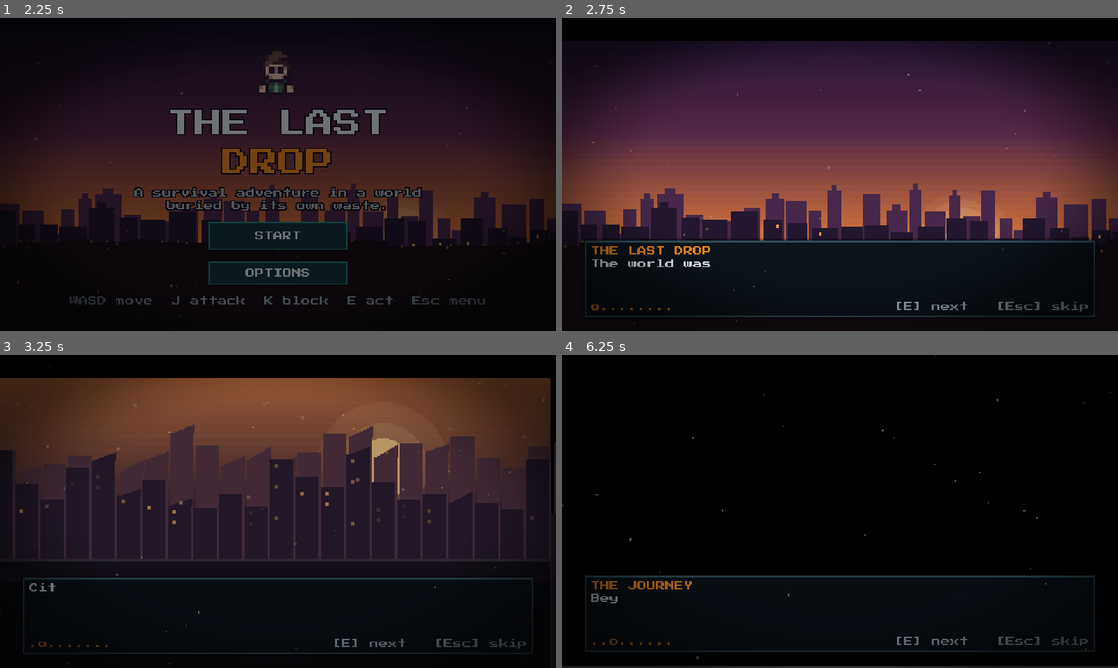
Above: before the commit, frames 1-4 (two rows, left to right).
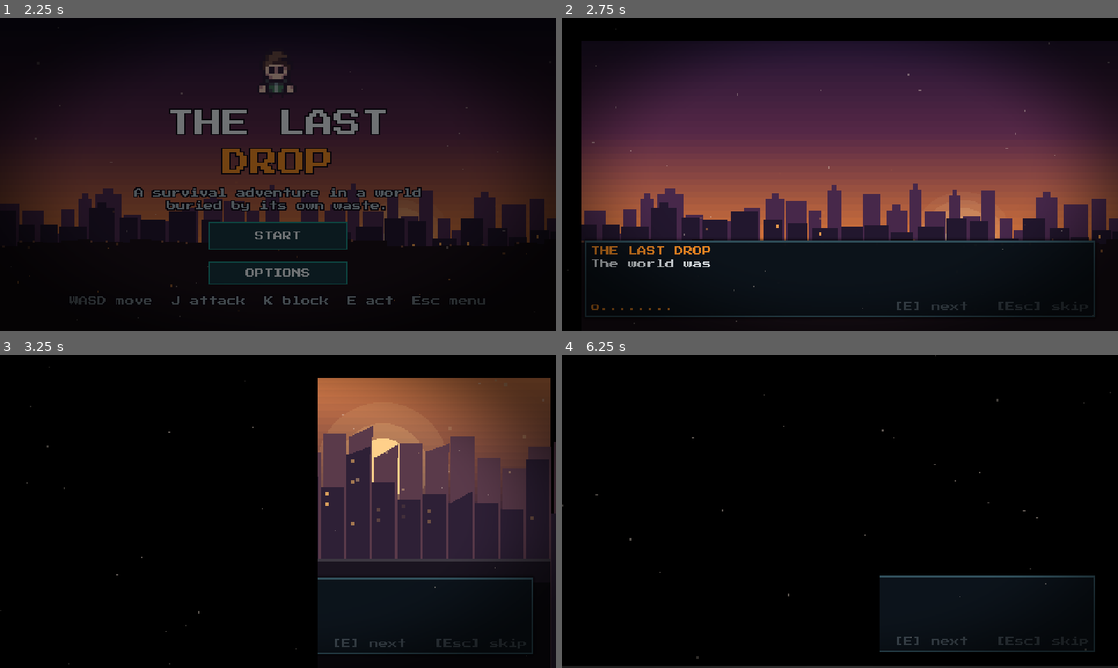
Above: after the commit, the same moments.

Repository: hsan-gg/the-last-drop
Game: Godot game, scene res://ui/title.tscn
Same seed, same stepped clock (60 frames per second), same inputs: the game is played once before the commit and once after it.
Inputs (mouse positions are in pixels of both pictures, inside the frame that each line leads up to):
- Up to frame 1 (2.25 s): click "START" at 0.5 s; click "START" at 1.25 s; click "EASY" at 2 s
- Up to frame 2 (2.75 s): no input
- Up to frame 3 (3.25 s): tap Enter (ui_accept) at 2.75, 3.02 s; move the mouse to (400, 495) at 2.77 s; hold D (move_right) from 2.78 s (still down); tap J (attack) at 2.85 s; click (400, 495) at 2.92 s
- Up to frame 4 (6.25 s): tap Enter (ui_accept) at 3.32, 6.02 s; release D (move_right) at 3.5 s; drag from (728, 527) to (812, 574) at 3.52 s; move the mouse to (895, 442) at 4.27 s; hold D (move_right) 4.28-5 s; tap I (equipment) at 4.35 s; drag from (812, 574) to (673, 464) at 5.02 s; move the mouse to (1006, 558) at 5.77 s; hold A (move_left) from 5.78 s (still down); tap Q (journal) at 5.85 s

Frame 1 is identical in both runs. In frame 2, 2.0% of the frame differs, in the area x 0-95%, y 18-94%; in frame 3, 46%, in the area x 0-95%, y 7-96%; in frame 4, 1.3%.

Commit message:
feat: cutscenes acted by the game sprites, page-wipe transitions, waiting prompt

Diff:
--- a/test/unit/test_cutscenes.gd
+++ b/test/unit/test_cutscenes.gd
@@ -134,3 +134,15 @@
 		stage.show_beat({"visual": kind, "focus": ["outpost", "factory"]})
 		await wait_frames(2)
 		assert_eq(stage.mode, kind)
+
+
+func test_scenes_are_acted_by_the_game_sprites() -> void:
+	var actors := CutsceneActors.new()
+	add_child_autofree(actors)
+	actors.stage("dump")
+	assert_eq(actors.actor_count(), 3, "the player and two zombies")
+	actors.stage("black")
+	assert_eq(actors.actor_count(), 0)
+	for kind in CutsceneScenes.SCENES:
+		actors.stage(kind)
+		assert_gt(actors.actor_count(), 0, "%s has a cast" % kind)
--- a/ui/cutscene.gd
+++ b/ui/cutscene.gd
@@ -24,6 +24,7 @@
 var _bar: ColorRect
 var _pips: Label
 var _drift: Tween
+var _breathe: Tween
 var _done := false
 
 
@@ -82,6 +83,8 @@
 		finish()
 		return
 	var beat: Dictionary = _beats[_index]
+	if _breathe != null:
+		_breathe.kill()
 	_stage.show_beat(beat)
 	_title.text = beat.get("title", "")
 	_title.visible = not _title.text.is_empty()
@@ -90,14 +93,14 @@
 	var last := _index >= _beats.size() - 1
 	_hint.text = "[E] begin   [Esc] skip" if last else "[E] next   [Esc] skip"
 	_pips.text = "".join(PackedStringArray(range(_beats.size()).map(func(i: int) -> String: return "o" if i == _index else ".")))
-	var fade := create_tween()
-	_veil.modulate.a = 1.0
-	fade.tween_property(_veil, "modulate:a", 0.0, FADE_SECONDS)
+	_wipe()
 	if _typing != null:
 		_typing.kill()
 	_typing = create_tween()
 	_typing.tween_interval(FADE_SECONDS * 0.6)
 	_typing.tween_method(func(count: Variant) -> void: _text.visible_characters = int(count), 0, _text.text.length(), maxf(_text.text.length() / CHARS_PER_SECOND, 0.1))
+	_typing.tween_callback(_invite_next)
+	_hint.modulate.a = 0.35
 	_start_camera_drift()
 	_slam_title()
 	if beat.get("visual", "") == "map":
@@ -108,6 +111,26 @@
 ## Seconds a beat stays after its words are out, before it moves on by itself.
 static func hold_seconds(text: String) -> float:
 	return MIN_HOLD_SECONDS + text.length() * HOLD_PER_CHARACTER
+
+
+## A wipe from right to left reveals the next beat, like turning a page.
+func _wipe() -> void:
+	_veil.modulate.a = 1.0
+	_veil.offset_right = 0.0
+	var wipe := create_tween()
+	wipe.tween_property(_veil, "offset_right", -get_viewport_rect().size.x, FADE_SECONDS + 0.15).set_trans(Tween.TRANS_QUART).set_ease(Tween.EASE_IN_OUT)
+
+
+## Once the words are out, the "[E] next" hint brightens and breathes, since
+## the scene now waits for the player.
+func _invite_next() -> void:
+	_text.visible_characters = -1
+	var breathe := create_tween().set_loops(0)
+	breathe.bind_node(_hint)
+	_hint.modulate.a = 1.0
+	breathe.tween_property(_hint, "modulate:a", 0.45, 0.7).set_trans(Tween.TRANS_SINE)
+	breathe.tween_property(_hint, "modulate:a", 1.0, 0.7).set_trans(Tween.TRANS_SINE)
+	_breathe = breathe
 
 
 ## A slow push-in with a sideways drift, like a camera moving over a painting.
--- /dev/null
+++ b/ui/cutscene_actors.gd
@@ -0,0 +1,98 @@
+class_name CutsceneActors
+extends Node2D
+## The cast of a cutscene scene, played by the game's own sprites, so the story
+## looks like the game (the way Stardew Valley stages its scenes with the real
+## characters). Each actor walks from one point to another, then settles into a
+## pose. Points are fractions of the scene, so they follow the stage layout.
+
+const SCALE := 2.0
+const SCENE_SIZE := Vector2(480, 196)
+## scene kind -> actors. "who": "player" or an enemy id. "from"/"to": fractions.
+const CASTS := {
+	"ruins": [
+		{"who": "player", "from": Vector2(-0.05, 0.9), "to": Vector2(0.42, 0.9), "seconds": 5.5, "walk": "walk_right", "rest": "idle_right", "tint": Color(0.25, 0.18, 0.28)},
+	],
+	"outpost": [
+		{"who": "player", "from": Vector2(0.36, 0.86), "to": Vector2(0.6, 0.86), "seconds": 2.6, "delay": 1.0, "walk": "walk_right", "rest": "idle_right"},
+	],
+	"factory": [
+		{"who": "player", "from": Vector2(0.02, 0.86), "to": Vector2(0.22, 0.86), "seconds": 2.4, "walk": "walk_right", "rest": "idle_up"},
+		{"who": "walker", "from": Vector2(0.86, 0.86), "to": Vector2(0.72, 0.86), "seconds": 6.0, "delay": 1.2, "walk": "walk_left", "rest": "idle_left"},
+	],
+	"dump": [
+		{"who": "walker", "from": Vector2(1.05, 0.88), "to": Vector2(0.7, 0.88), "seconds": 7.0, "walk": "walk_left", "rest": "idle_left"},
+		{"who": "runner", "from": Vector2(1.1, 0.84), "to": Vector2(0.84, 0.84), "seconds": 4.0, "delay": 2.0, "walk": "walk_left", "rest": "idle_left"},
+		{"who": "player", "from": Vector2(0.12, 0.88), "to": Vector2(0.28, 0.88), "seconds": 2.0, "walk": "walk_right", "rest": "idle_right"},
+	],
+	"river": [
+		{"who": "player", "from": Vector2(0.2, 0.52), "to": Vector2(0.44, 0.52), "seconds": 3.2, "walk": "walk_right", "rest": "idle_down"},
+	],
+	"spring": [
+		{"who": "player", "from": Vector2(0.5, 1.02), "to": Vector2(0.5, 0.82), "seconds": 2.6, "walk": "walk_up", "rest": "idle_up"},
+	],
+}
+
+var _time := 0.0
+var _cast: Array = []
+
+
+## Replaces the cast with the one for `kind` (no cast for other visuals).
+func stage(kind: String) -> void:
+	for child in get_children():
+		child.queue_free()
+	_time = 0.0
+	_cast = []
+	for spec: Dictionary in CASTS.get(kind, []):
+		var sprite := _sprite_for(spec["who"])
+		if sprite == null:
+			continue
+		sprite.scale = Vector2.ONE * SCALE
+		sprite.modulate = spec.get("tint", Color.WHITE)
+		sprite.position = _point(spec["from"])
+		add_child(sprite)
+		_cast.append({"spec": spec, "sprite": sprite})
+		_pose(sprite, spec["walk"] if float(spec.get("delay", 0.0)) <= 0.0 else spec["rest"])
+
+
+func actor_count() -> int:
+	return _cast.size()
+
+
+func _process(delta: float) -> void:
+	_time += delta
+	for actor: Dictionary in _cast:
+		var spec: Dictionary = actor["spec"]
+		var sprite: AnimatedSprite2D = actor["sprite"]
+		if not is_instance_valid(sprite):
+			continue
+		var progress := clampf((_time - float(spec.get("delay", 0.0))) / float(spec["seconds"]), 0.0, 1.0)
+		sprite.position = _point(spec["from"]).lerp(_point(spec["to"]), progress)
+		if progress <= 0.0:
+			_pose(sprite, spec["rest"])
+		elif progress < 1.0:
+			_pose(sprite, spec["walk"])
+		else:
+			_pose(sprite, spec["rest"])
+
+
+func _point(fraction: Vector2) -> Vector2:
+	return (fraction * SCENE_SIZE).floor()
+
+
+func _pose(sprite: AnimatedSprite2D, animation: String) -> void:
+	if sprite.sprite_frames.has_animation(animation) and sprite.animation != animation:
+		sprite.play(animation)
+
+
+func _sprite_for(who: String) -> AnimatedSprite2D:
+	if who == "player":
+		var player := PlayerSprite.new()
+		return player
+	var frames := Enemy._frames_for(who)
+	if frames == null:
+		return null
+	var zombie := AnimatedSprite2D.new()
+	zombie.sprite_frames = frames
+	var data := Enemy._data_for(who)
+	zombie.offset = Vector2(0, -float(data["canvas"][1]) / 2.0)
+	return zombie
--- a/ui/cutscene_scenes.gd
+++ b/ui/cutscene_scenes.gd
@@ -31,7 +31,6 @@
 			_pipeline(canvas, size, t)
 			_hut(canvas, Vector2(size.x * 0.3, size.y * 0.72))
 			_campfire(canvas, Vector2(size.x * 0.52, size.y * 0.76), t)
-			_sleeper(canvas, Vector2(size.x * 0.62, size.y * 0.78), t)
 			_embers(canvas, Vector2(size.x * 0.52, size.y * 0.74), t, Color("#ffb050"))
 		"factory":
 			_sky(canvas, size, Color("#46503e"), Color("#161c18"), 0.8)
@@ -141,15 +140,6 @@
 	canvas.draw_colored_polygon(PackedVector2Array([at + Vector2(-3, 0), at + Vector2(0, -flick), at + Vector2(3, 0)]), Color("#ffd060"))
 
 
-## The player, curled up by the fire; they stir and sit up as the beat goes on.
-static func _sleeper(canvas: CanvasItem, at: Vector2, t: float) -> void:
-	var rise := clampf((t - 1.2) * 0.6, 0.0, 1.0) * 7.0
-	canvas.draw_rect(Rect2(at + Vector2(-9, -4 - rise), Vector2(18, 5 + rise)), Color("#3a5a6a"))
-	canvas.draw_rect(Rect2(at + Vector2(-12, -8 - rise), Vector2(7, 7)), Color("#e0b890"))
-	if fposmod(t, 3.0) < 2.8:
-		canvas.draw_rect(Rect2(at + Vector2(-10, -6 - rise), Vector2(1, 1)), Color("#1a1218"))
-
-
 static func _embers(canvas: CanvasItem, at: Vector2, t: float, color: Color) -> void:
 	for index in 14:
 		var age := fposmod(t * (0.5 + _hash(index) * 0.5) + _hash(index + 5), 1.0)
--- a/ui/cutscene_stage.gd
+++ b/ui/cutscene_stage.gd
@@ -38,6 +38,7 @@
 var zoom := 1.0
 var pan := 0.0
 
+var _actors: CutsceneActors
 var _backdrop: TitleBackdrop
 var _time := 0.0
 
@@ -45,6 +46,8 @@
 func _ready() -> void:
 	set_anchors_preset(Control.PRESET_FULL_RECT)
 	mouse_filter = Control.MOUSE_FILTER_IGNORE
+	_actors = CutsceneActors.new()
+	add_child(_actors)
 
 
 func show_beat(beat: Dictionary) -> void:
@@ -57,6 +60,8 @@
 		_backdrop = TitleBackdrop.new()
 		add_child(_backdrop)
 	_time = 0.0
+	if _actors != null:
+		_actors.stage(mode if CutsceneScenes.has_scene(mode) else "")
 	queue_redraw()
 
 
@@ -73,6 +78,10 @@
 	_time += delta
 	if mode == "map" or CutsceneScenes.has_scene(mode):
 		queue_redraw()
+	if _actors != null:  # the cast moves with the camera
+		var stage := get_viewport_rect().size
+		_actors.position = Vector2(pan, 0.0) - stage * 0.5 * (zoom - 1.0)
+		_actors.scale = Vector2(zoom, zoom)
 
 
 func _draw() -> void:
Not shown, added: ui/cutscene_actors.gd.uid
